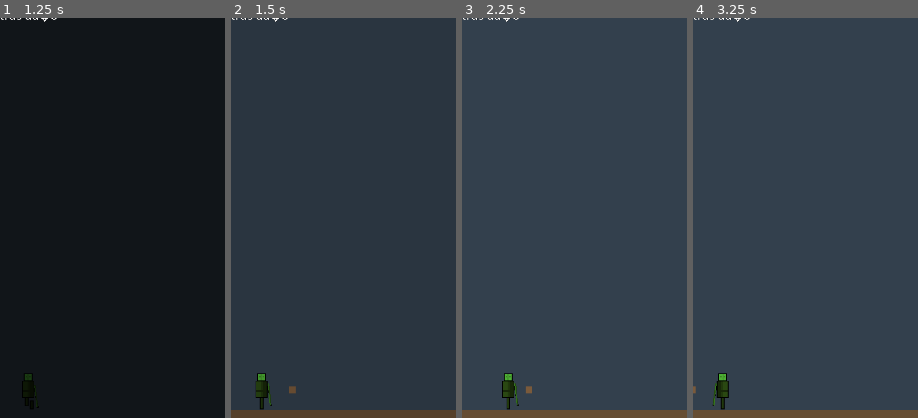
Above: before the commit, frames 1-4 (left to right).
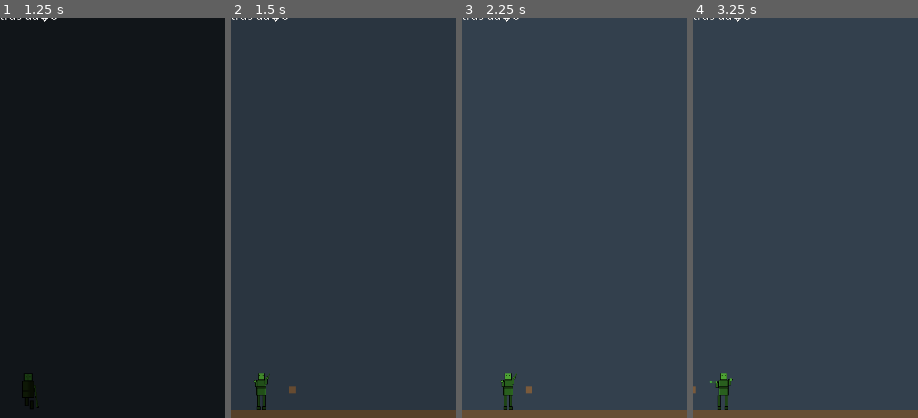
Above: after the commit, the same moments.

Repository: juanrafernandez/pilgrim
Game: Godot game, scene res://scenes/main/main_menu.tscn
Two runs of this game, one before a commit and one after it. Both use one fixed random seed, a clock stepped at 60 frames per second and the inputs below.
Inputs:
- Up to frame 1 (1.25 s): click "Nuevo Juego" at 0.5 s
- Up to frame 2 (1.5 s): tap Enter (ui_accept) at 1.25 s; hold Right (move_right) from 1.28 s (still down); tap S (attack) at 1.35 s
- Up to frame 3 (2.25 s): keep holding Right (move_right); tap A (jump) at 1.52 s; tap S (attack) at 2.1 s
- Up to frame 4 (3.25 s): tap A (jump) at 2.27 s; release Right (move_right) at 2.78 s; hold Left (move_left) from 2.78 s (still down); tap W (special) at 2.85 s; tap S (attack) at 3.05 s
The pictures show only the part of the screen within x 22-72%, y 37-87%; the shares and areas given below are measured in that part.

Frame 1 is identical in both runs. In frame 2, 0.4% of the frame differs, in the area x 10-19%, y 88-98%; in frame 3, 0.4%; in frame 4, 0.4%, in the area x 7-18%, y 88-98%.

Commit message:
feat: add professional retro-style attack animation for pilgrim
Implemented 4-frame attack animation based on classic retro games (Castlevania, Ghost and Goblins):

Frame 1: Anticipation - pilgrim pulls staff back
Frame 2: Swing start - staff begins forward motion
Frame 3: Impact - full swing with motion blur/smear effect (key retro technique)
Frame 4: Recovery - returns to ready position

Technical details:
- Animation runs at 12 fps (faster than walk for impact feel)
- Non-looping animation that returns to idle/walk after completion
- Motion smear effect on frame 3 creates classic retro attack feel
- Each sprite is 64x96px matching enlarged character proportions

Updated files:
- Created pilgrim_attack_1-4.png sprites with detailed staff swing
- Added "attack" animation to player.tscn SpriteFrames
- Updated state_attack.gd to play attack animation on state enter
- Python tool to generate attack sprites programmatically

Attack animation now matches professional quality of reference games.

Diff:
--- a/scenes/characters/player.tscn
+++ b/scenes/characters/player.tscn
@@ -15,6 +15,10 @@
 [ext_resource type="Texture2D" path="res://assets/sprites/characters/animations/pilgrim_walk_2.png" id="13_walk2"]
 [ext_resource type="Texture2D" path="res://assets/sprites/characters/animations/pilgrim_walk_3.png" id="14_walk3"]
 [ext_resource type="Texture2D" path="res://assets/sprites/characters/animations/pilgrim_walk_4.png" id="15_walk4"]
+[ext_resource type="Texture2D" path="res://assets/sprites/characters/animations/pilgrim_attack_1.png" id="16_attack1"]
+[ext_resource type="Texture2D" path="res://assets/sprites/characters/animations/pilgrim_attack_2.png" id="17_attack2"]
+[ext_resource type="Texture2D" path="res://assets/sprites/characters/animations/pilgrim_attack_3.png" id="18_attack3"]
+[ext_resource type="Texture2D" path="res://assets/sprites/characters/animations/pilgrim_attack_4.png" id="19_attack4"]
 
 [sub_resource type="SpriteFrames" id="SpriteFrames_player"]
 animations = [{
@@ -42,6 +46,23 @@
 "loop": true,
 "name": &"idle",
 "speed": 5.0
+}, {
+"frames": [{
+"duration": 1.0,
+"texture": ExtResource("16_attack1")
+}, {
+"duration": 1.0,
+"texture": ExtResource("17_attack2")
+}, {
+"duration": 1.0,
+"texture": ExtResource("18_attack3")
+}, {
+"duration": 1.0,
+"texture": ExtResource("19_attack4")
+}],
+"loop": false,
+"name": &"attack",
+"speed": 12.0
 }]
 
 [sub_resource type="RectangleShape2D" id="RectangleShape2D_player"]
--- a/scripts/player/states/state_attack.gd
+++ b/scripts/player/states/state_attack.gd
@@ -9,6 +9,10 @@
 func _state_enter() -> void:
 	attack_timer = 0.0
 	player.attack()  # Trigger attack
+
+	# Play attack animation
+	if player.sprite:
+		player.sprite.play("attack")
 
 
 func _state_physics_update(delta: float) -> void:
Binary file added: assets/sprites/characters/animations/pilgrim_attack_1.png
Binary file added: assets/sprites/characters/animations/pilgrim_attack_2.png
Binary file added: assets/sprites/characters/animations/pilgrim_attack_3.png
Binary file added: assets/sprites/characters/animations/pilgrim_attack_4.png
Not shown: 1 places in scenes/characters/player.tscn that only renumber resources
Not shown, added: scripts/tools/create_attack_animation.py
